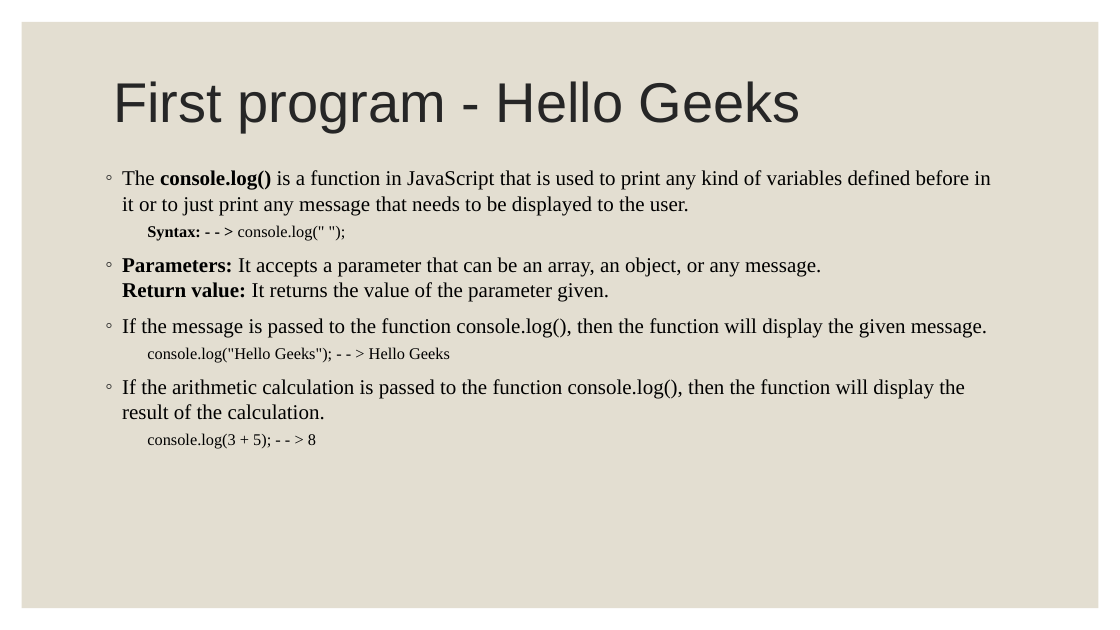
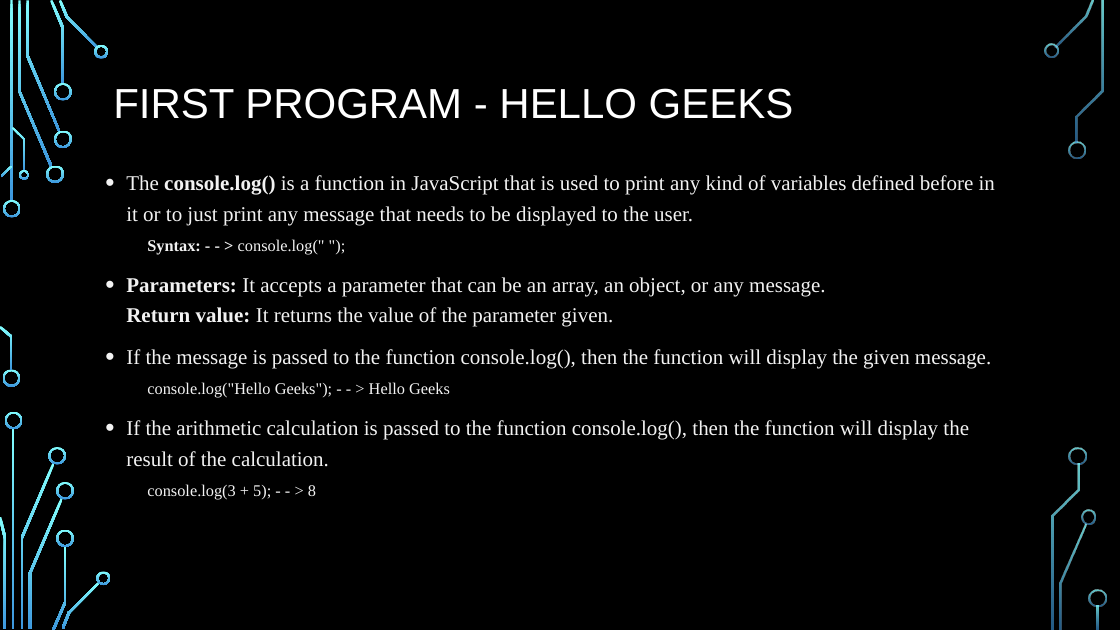
Before and after one commit to PramodJana/JavaScript, a slide deck: slide 2 of GFG JS Course Curriculam/Articles/001 Basics of JavaScript.pptx. Drawn at 1120x630 pixels with LibreOffice and Linux fonts; fonts in the diff are those of the drawing; background and template pictures are left out. Boxes give left, top, right and bottom in pixels: in the first picture for what was removed or moved away, otherwise in the second. Text is boxed around its words. In the diff, an @@ line names an element or a change of style, - is before the commit and + after.

```diff
--- a/GFG JS Course Curriculam/Articles/001 Basics of JavaScript.pptx
+++ b/GFG JS Course Curriculam/Articles/001 Basics of JavaScript.pptx
@@ background #FFFFFF to picture (left out) @@
@@ rectangle removed at [22, 22, 1099, 608] @@
@@ title at [113, 88, 794, 119]: text changed; size 48 to 36 pt; text colour #262626 to #FFFFFF @@
-First program - Hello Geeks
+FIRST PROGRAM - HELLO GEEKS
@@ text "The console.log() is a function ..." at [126, 175, 995, 500]: text colour #000000 to #F2F2F2; bullet ◦ to •; line spacing 1 to 1.2; more space between paragraphs @@
@@ group added at [0, 0, 1107, 630]: 33 freeform shapes, 3 rectangles @@
```
Also in this commit, not shown: 15 other slides changed.
